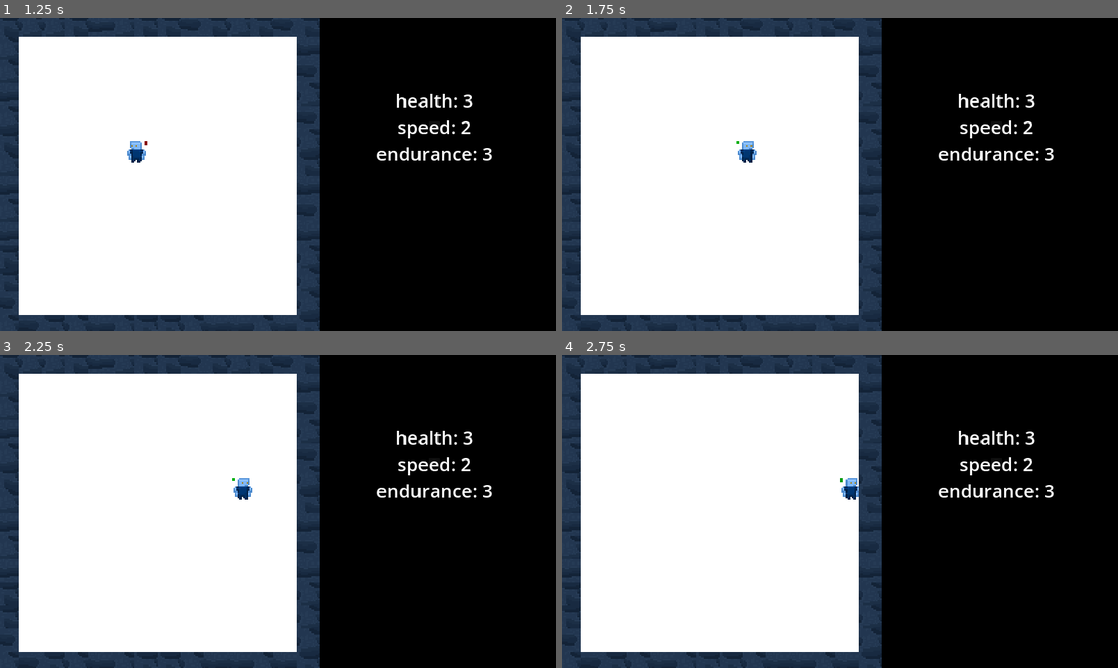
Above: before the commit, frames 1-4 (two rows, left to right).
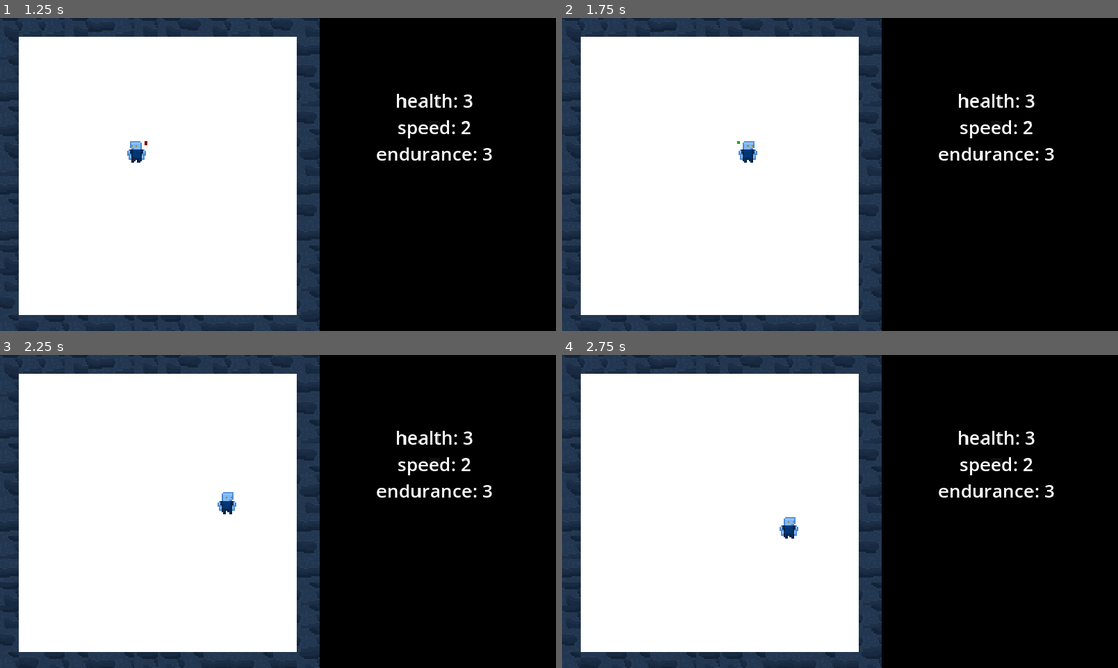
Above: after the commit, the same moments.

Repository: calvinowen27/LiveDieEscape
Game: Godot game, scene res://scenes/ui/title_screen.tscn
The game is run twice, just before and just after one commit, with the same random seed, the same clock (stepped at 60 frames per second) and the same inputs.
Inputs:
- Up to frame 1 (1.25 s): click "Start" at 0.5 s
- Up to frame 2 (1.75 s): tap Enter at 1.25 s; hold D (move_right) from 1.28 s (still down); hold Shift (run) from 1.28 s (still down)
- Up to frame 3 (2.25 s): release D (move_right) at 2.03 s; release Shift (run) at 2.03 s; hold S (move_down) from 2.03 s (still down); tap Shift (run) at 2.1 s
- Up to frame 4 (2.75 s): keep holding S (move_down)

Frame 1 is identical in both runs. In frame 2, less than 0.1% of the frame differs, in the area x 31-36%, y 39-47%; in frame 3, 0.3%, in the area x 39-46%, y 39-51%; in frame 4, 0.3%.
Error before the commit: Invalid access to property or key 'get_st' on a base object of type 'Node (stat_manager.gd)'. (res://scenes/player/player_run.gd:39)

Commit message:
endurance walk <--> run state transition working

Diff:
--- a/scenes/player/player_run.gd
+++ b/scenes/player/player_run.gd
@@ -35,9 +35,10 @@
 	if move_dir == Vector2.ZERO:
 		return "PlayerIdle"
 
+	var has_endurance = StatManager.get_stat("endurance") > 0
+
 	# not sprinting anymore, but still moving --> walk
-	var has_endurance = StatManager.get_st
-	if not Input.is_action_pressed("run"):
+	if not Input.is_action_pressed("run") or not has_endurance:
 		return "PlayerWalk"
 
 	return name
--- a/scenes/player/player_walk.gd
+++ b/scenes/player/player_walk.gd
@@ -29,8 +29,10 @@
 	if move_dir == Vector2.ZERO:
 		return "PlayerIdle"
 
+	var has_endurance = StatManager.get_stat("endurance") > 0
+
 	# start running --> run
-	if Input.is_action_pressed("run"):
+	if Input.is_action_pressed("run") and has_endurance:
 		return "PlayerRun"
 
 	return name
